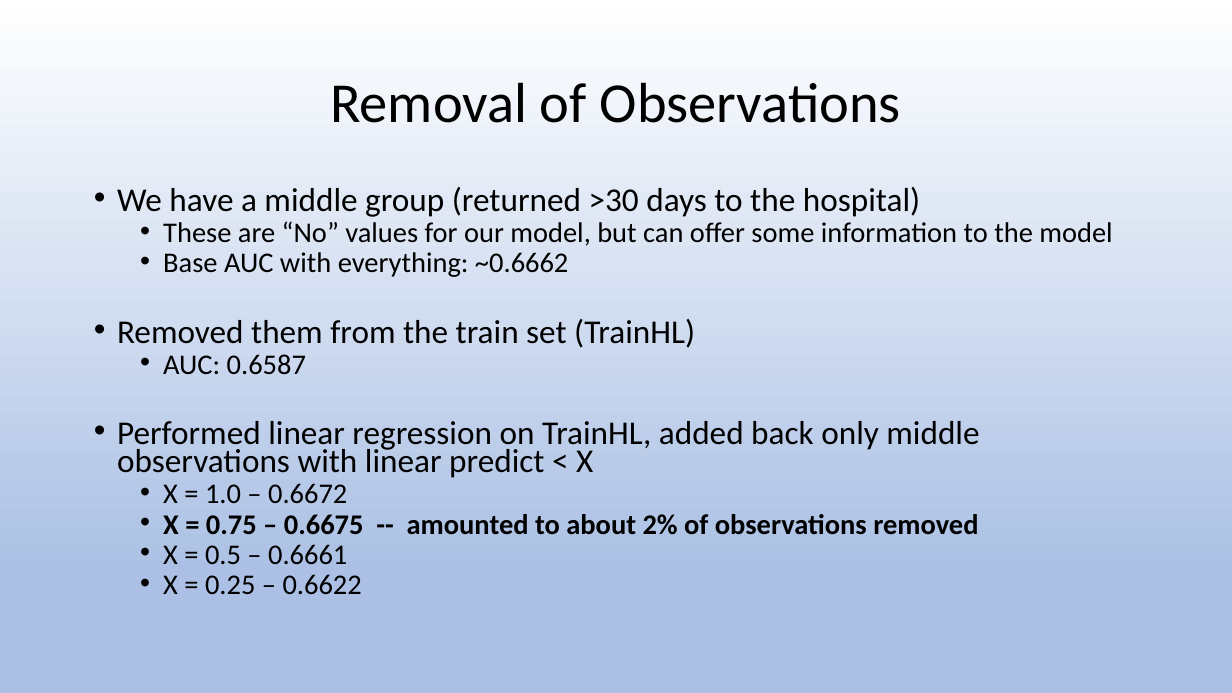
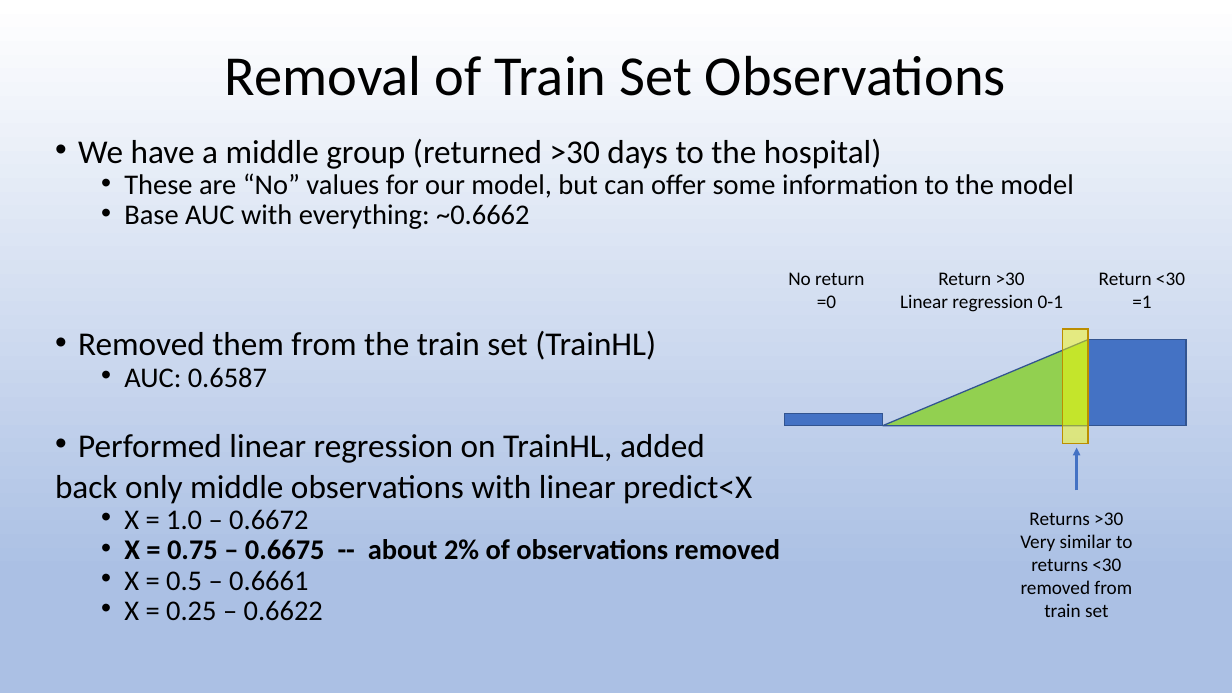
Before and after one commit to tinyboxes/healthcare_capstone, a slide deck: slide 4 of Dave/Modeling.pptx. Drawn at 1232x693 pixels with LibreOffice and Linux fonts; fonts in the diff are those of the drawing. Boxes give left, top, right and bottom in pixels: in the first picture for what was removed or moved away, otherwise in the second. Text is boxed around its words. In the diff, an @@ line names an element or a change of style, - is before the commit and + after.

```diff
--- a/Dave/Modeling.pptx
+++ b/Dave/Modeling.pptx
@@ title at <box>225,55,1006,96</box>: text changed @@
-Removal of Observations
+Removal of Train Set Observations
@@ text "We have a middle group ...": place and size @@
-text "We have a middle group ..." at <box>117,187,1112,595</box>
+text "We have a middle group ..." at <box>55,139,1073,621</box>
@@ text added at <box>788,272,864,308</box>, 15 pt, text #000000 @@
+No return
+=0
@@ text added at <box>900,272,1063,312</box>, 15 pt, text #000000 @@
+Return >30
+Linear regression 0-1
@@ text added at <box>1099,272,1185,308</box>, 15 pt, text #000000 @@
+Return <30
+=1
@@ rectangle added at <box>1063,329,1089,444</box>, fill #FFFF00 at 46% opacity, outline #BD8E00 1 pt @@
@@ right triangle added at <box>883,340,1088,426</box>, fill #92D050, outline #325491 1 pt @@
@@ rectangle added at <box>1089,340,1187,426</box>, fill #4472C4, outline #325491 1 pt @@
@@ rectangle added at <box>785,414,883,426</box>, fill #4472C4, outline #325491 1 pt @@
@@ text at <box>55,434,752,504</box>: text changed @@
-• Performed linear regression on TrainHL, added back only middle observations with linear predict < X
+• Performed linear regression on TrainHL, added
+back only middle observations with linear predict<X
@@ arrow added from (1077, 491) to (1077, 447), #4472C4 2 pt @@
@@ text at <box>124,539,780,560</box>: text changed @@
-  • X = 0.75 – 0.6675 -- amounted to about 2% of observations removed
+  • X = 0.75 – 0.6675 -- about 2% of observations removed
@@ text added at <box>1020,512,1132,617</box>, 15 pt, text #000000 @@
+Returns >30
+Very similar to returns <30 removed from train set
```
Also in this commit, not shown: 1 other slide changed, 3 other files.
